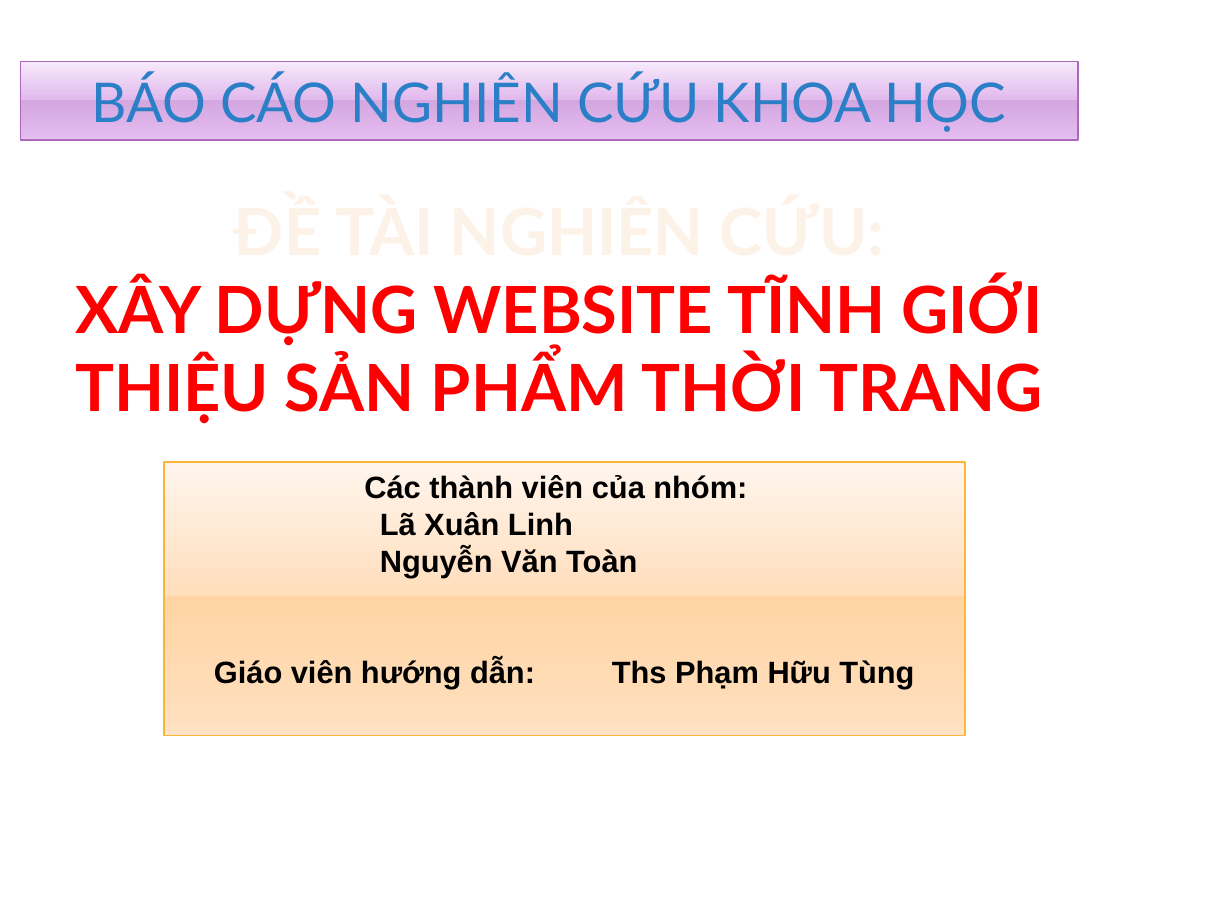
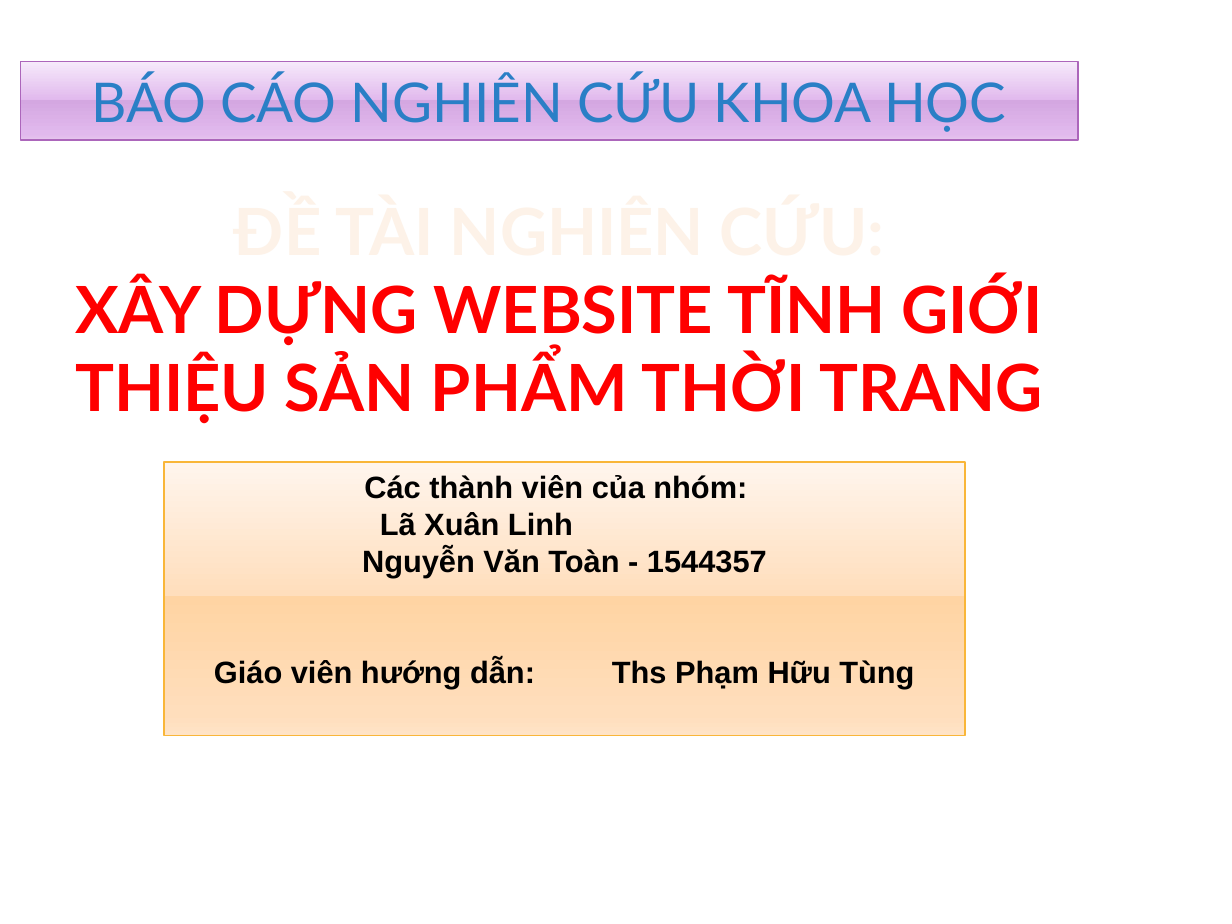
Before and after one commit to toan-tam/Fashion---static-web-using-ASP.NET-MVC, a slide deck: slide 1 of NHÓM NGHIÊN CỨU KHOA HỌC LỚP 57PM.pptx. Drawn at 1232x924 pixels with LibreOffice and Linux fonts; fonts in the diff are those of the drawing; background and template pictures are left out. Boxes give left, top, right and bottom in pixels: in the first picture for what was removed or moved away, otherwise in the second. Text is boxed around its words. In the diff, an @@ line names an element or a change of style, - is before the commit and + after.

Commit message:
Test
I am still testing !

```diff
--- a/NHÓM NGHIÊN CỨU KHOA HỌC LỚP 57PM.pptx
+++ b/NHÓM NGHIÊN CỨU KHOA HỌC LỚP 57PM.pptx
@@ text in rectangle at [362,548,767,578]: text changed @@
-Nguyễn Văn Toàn
+Nguyễn Văn Toàn - 1544357
```
